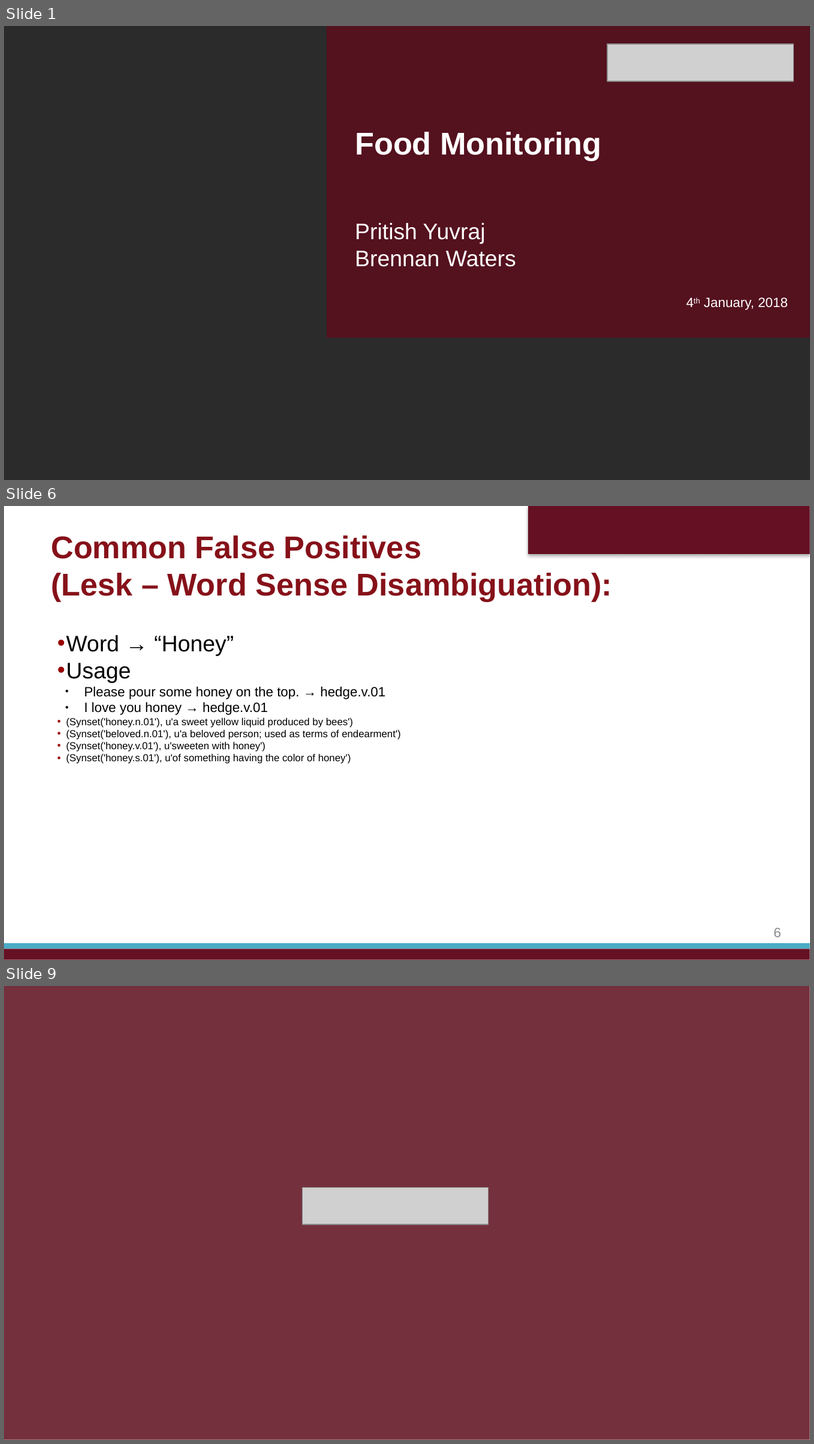
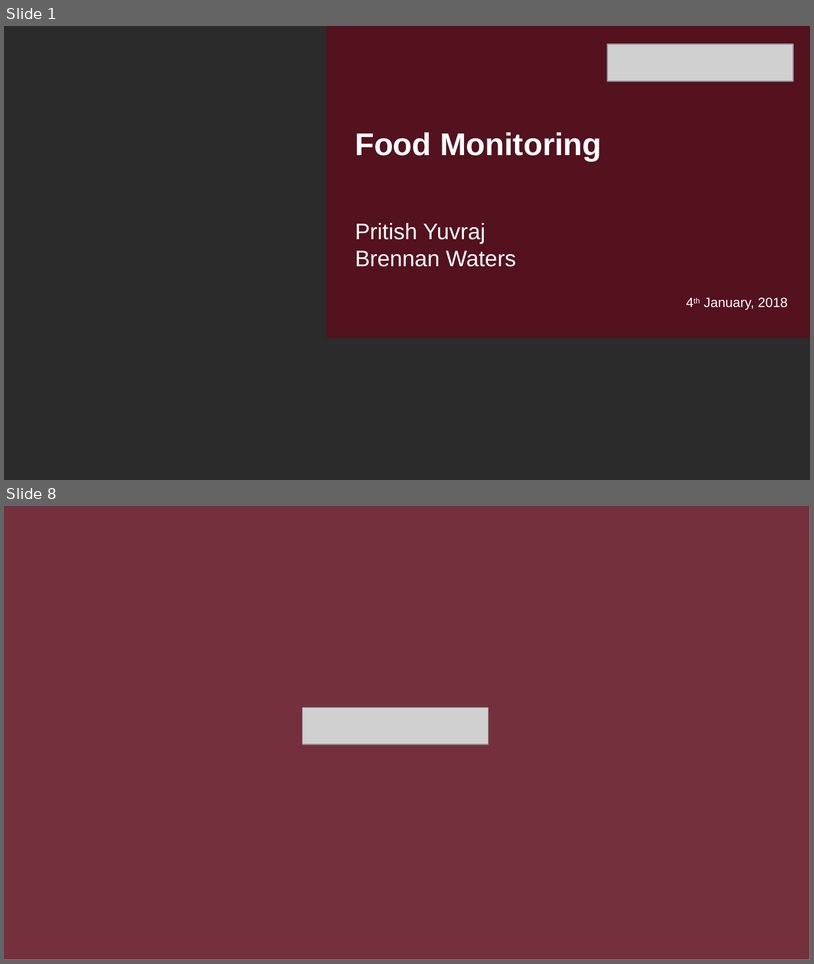
Before and after one commit to bwaters34/foodMonitoringNLP, a slide deck: Presentation/18Jan2018.pptx. Shown one above the other, each under a label of ours: slides 1, 6 and 9 before the commit, slides 1 and 8 after it; the slides between them are not shown. The pictures are 814x1444 and 814x964 pixels, drawn with LibreOffice and Linux fonts; fonts in the diff are those of the drawing; grey boxes stand for pictures; background and template pictures are left out; a plain dark background stands for a picture behind light text. Boxes give left, top, right and bottom in pixels: in the first picture for what was removed or moved away, otherwise in the second. Text is boxed around its words. In the diff, an @@ line names an element or a change of style, - is before the commit and + after.

```diff
--- a/Presentation/18Jan2018.pptx
+++ b/Presentation/18Jan2018.pptx
@@ slide 6 removed at <box>4,506,810,960</box>, background #FFFFFF @@
@@ rectangle removed at <box>528,506,810,553</box> @@
@@ text removed at <box>51,535,612,601</box> @@
-Common False Positives
-(Lesk – Word Sense Disambiguation):
@@ text removed at <box>66,635,401,763</box> @@
-• Word → “Honey”
-• Usage
-  ● Please pour some honey on the top. → hedge.v.01
-  ● I love you honey → hedge.v.01
-• (Synset('honey.n.01'), u'a sweet yellow liquid produced by bees')
-• (Synset('beloved.n.01'), u'a beloved person; used as terms of endearment')
-• (Synset('honey.v.01'), u'sweeten with honey')
-• (Synset('honey.s.01'), u'of something having the color of honey')
@@ page number removed at <box>774,927,781,937</box> @@
-6
@@ rectangle removed at <box>4,949,810,960</box> @@
@@ rectangle removed at <box>4,943,810,949</box> @@
@@ what was slide 9 is now slide 8 @@
```
Also in this commit, not shown: 3 slides changed, 6 other files.
